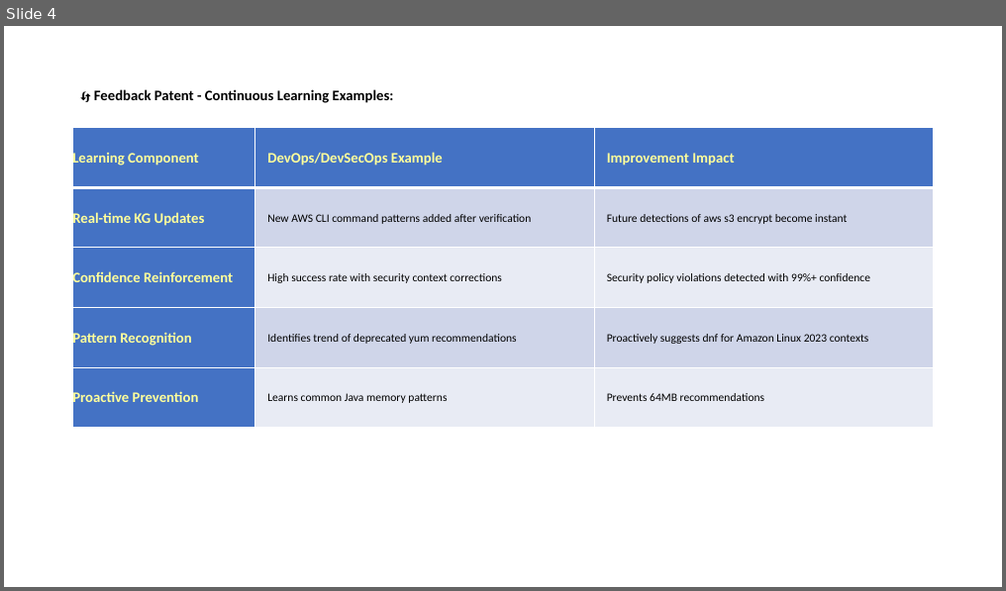
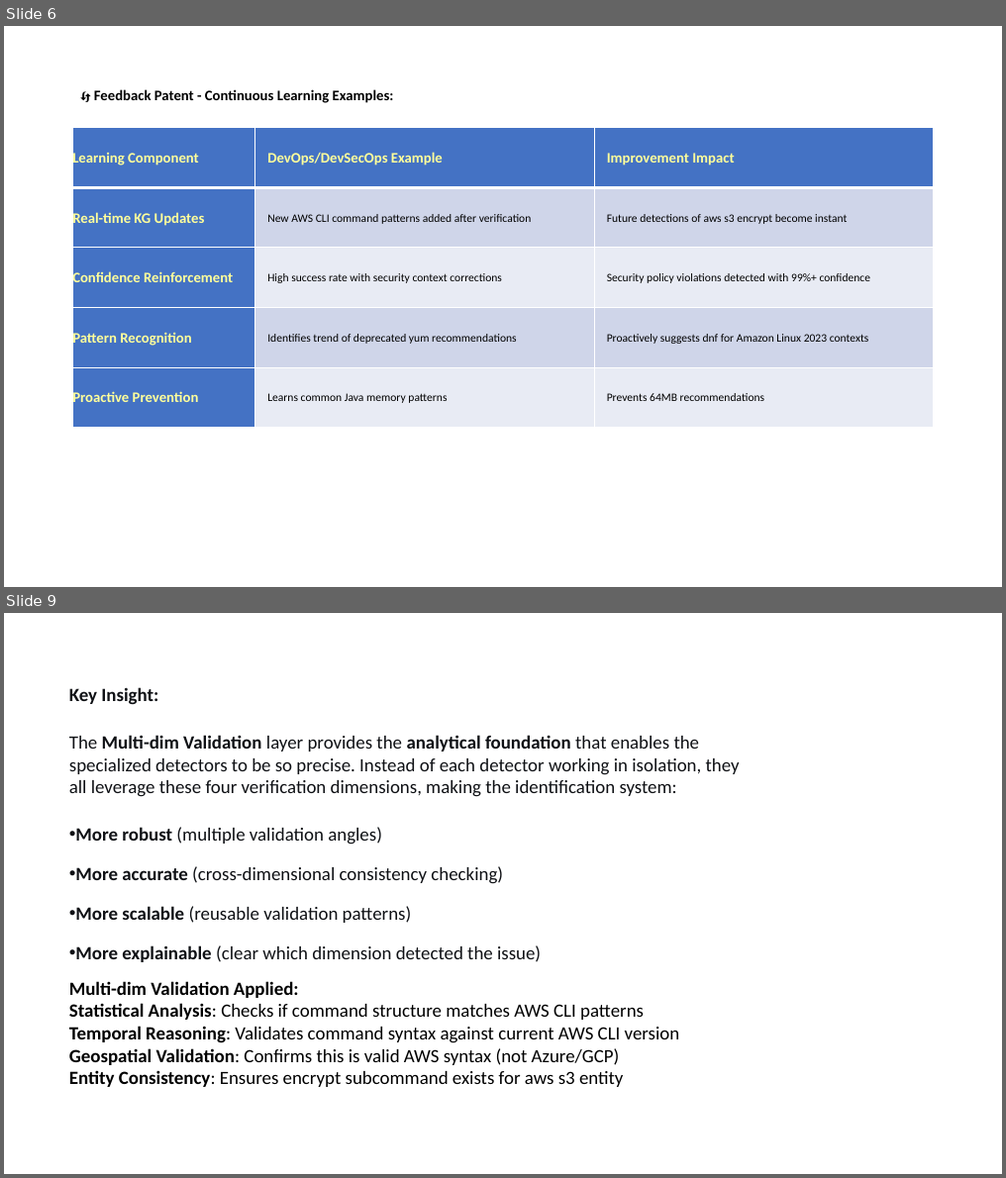
Before and after one commit to KamleshKG/hello_world_app, a slide deck: VeriFactAI-Presentation.pptx. Shown one above the other, each under a label of ours: slide 4 before the commit, slides 6 and 9 after it; the slides between them are not shown. The pictures are 1006x591 and 1006x1178 pixels, drawn with LibreOffice and Linux fonts; fonts in the diff are those of the drawing. Boxes give left, top, right and bottom in pixels: in the first picture for what was removed or moved away, otherwise in the second. Text is boxed around its words. In the diff, an @@ line names an element or a change of style, - is before the commit and + after.

```diff
--- a/VeriFactAI-Presentation.pptx
+++ b/VeriFactAI-Presentation.pptx
@@ slide 9 added at [4, 613, 1002, 1174], background #FFFFFF @@
@@ text added at [69, 687, 740, 1087], 18 pt, text #0F1115 @@
+Key Insight:
+The Multi-dim Validation layer provides the analytical foundation that enables the specialized detectors to be so precise. Instead of each detector working in isolation, they all leverage these four verification dimensions, making the identification system:
+• More robust (multiple validation angles)
+• More accurate (cross-dimensional consistency checking)
+• More scalable (reusable validation patterns)
+• More explainable (clear which dimension detected the issue)
+Multi-dim Validation Applied:
+Statistical Analysis: Checks if command structure matches AWS CLI patterns
+Temporal Reasoning: Validates command syntax against current AWS CLI version
+Geospatial Validation: Confirms this is valid AWS syntax (not Azure/GCP)
+Entity Consistency: Ensures encrypt subcommand exists for aws s3 entity
@@ what was slide 4 is now slide 6 @@
```
Also in this commit, not shown: 2 slides changed, 4 other slides added.
